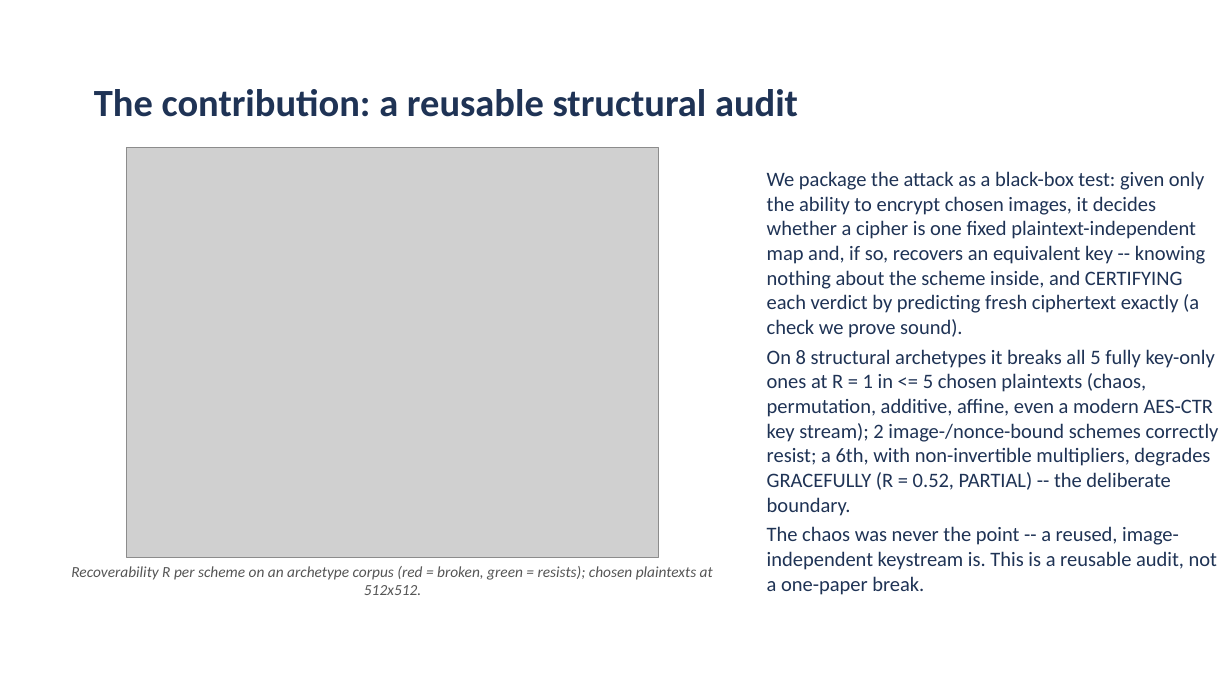
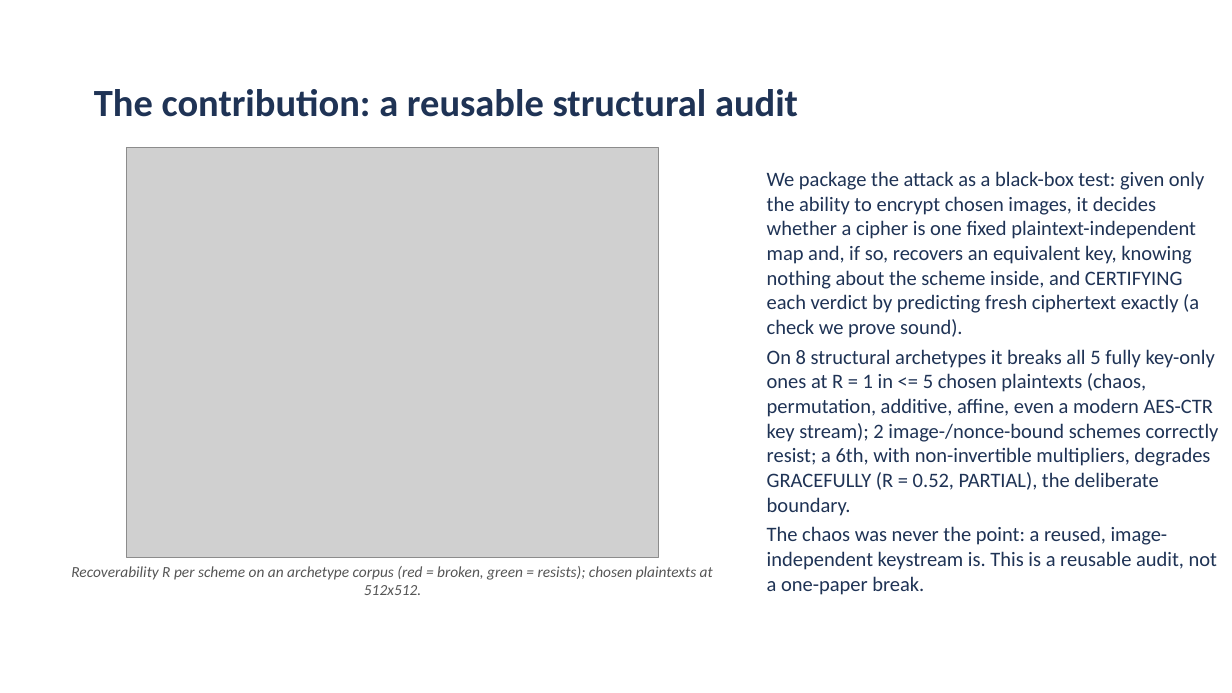
Before and after one commit to aiparallel0/chaoscrypt, a slide deck: slide 11 of papers/paper1-chaos-cpa/presentation.pptx. Drawn at 1232x693 pixels with LibreOffice and Linux fonts; fonts in the diff are those of the drawing; grey boxes stand for pictures; background and template pictures are left out. Boxes give left, top, right and bottom in pixels: in the first picture for what was removed or moved away, otherwise in the second. Text is boxed around its words. In the diff, an @@ line names an element or a change of style, - is before the commit and + after.

```diff
--- a/papers/paper1-chaos-cpa/presentation.pptx
+++ b/papers/paper1-chaos-cpa/presentation.pptx
@@ text at (767, 171, 1219, 595): text changed @@
-We package the attack as a black-box test: given only the ability to encrypt chosen images, it decides whether a cipher is one fixed plaintext-independent map and, if so, recovers an equivalent key -- knowing nothing about the scheme inside, and CERTIFYING each verdict by predicting fresh ciphertext exactly (a check we prove sound).
-On 8 structural archetypes it breaks all 5 fully key-only ones at R = 1 in <= 5 chosen plaintexts (chaos, permutation, additive, affine, even a modern AES-CTR key stream); 2 image-/nonce-bound schemes correctly resist; a 6th, with non-invertible multipliers, degrades GRACEFULLY (R = 0.52, PARTIAL) -- the deliberate boundary.
-The chaos was never the point -- a reused, image-independent keystream is. This is a reusable audit, not a one-paper break.
+We package the attack as a black-box test: given only the ability to encrypt chosen images, it decides whether a cipher is one fixed plaintext-independent map and, if so, recovers an equivalent key, knowing nothing about the scheme inside, and CERTIFYING each verdict by predicting fresh ciphertext exactly (a check we prove sound).
+On 8 structural archetypes it breaks all 5 fully key-only ones at R = 1 in <= 5 chosen plaintexts (chaos, permutation, additive, affine, even a modern AES-CTR key stream); 2 image-/nonce-bound schemes correctly resist; a 6th, with non-invertible multipliers, degrades GRACEFULLY (R = 0.52, PARTIAL), the deliberate boundary.
+The chaos was never the point: a reused, image-independent keystream is. This is a reusable audit, not a one-paper break.
```
Also in this commit, not shown: 13 other slides changed, 6 other files.
